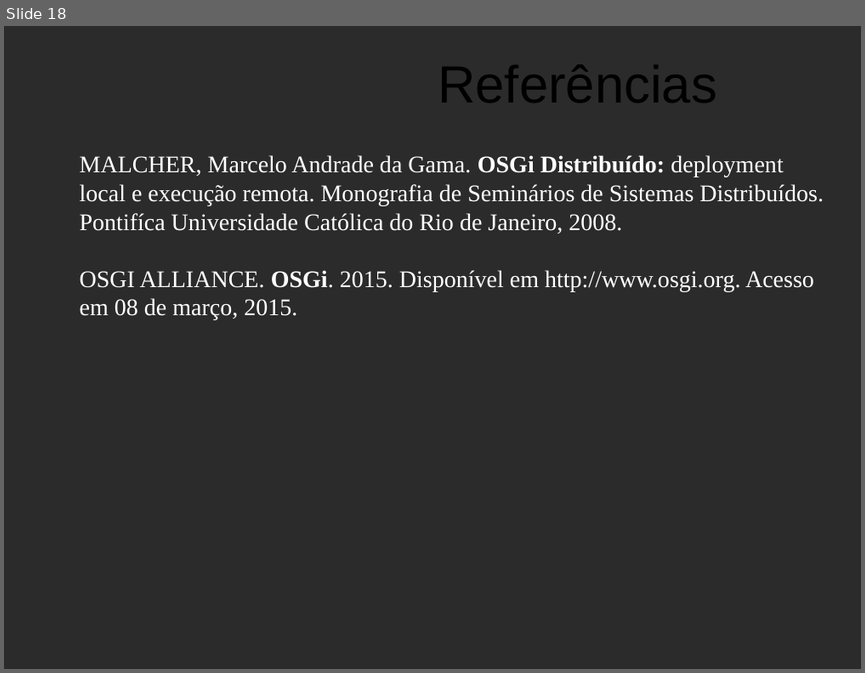
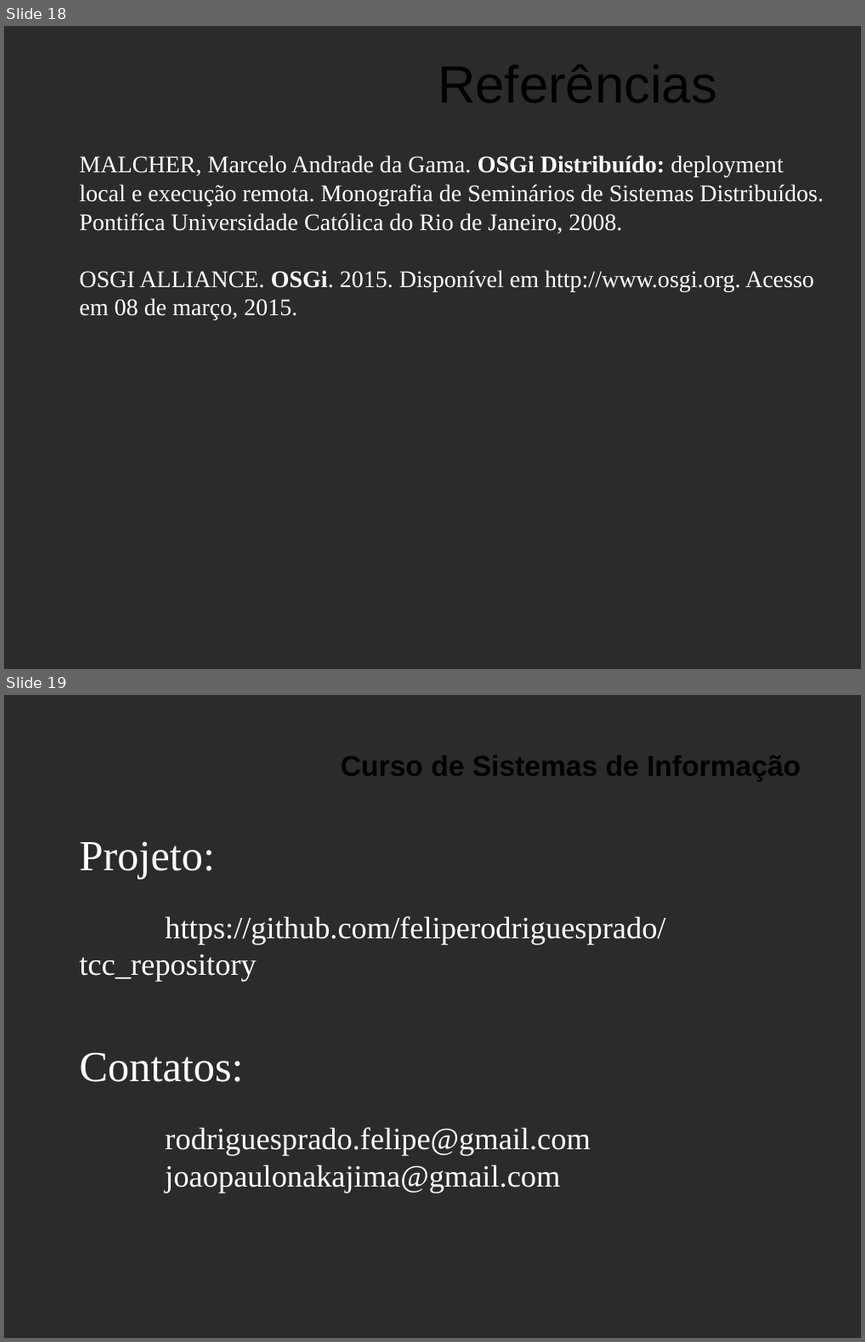
Before and after one commit to feliperodriguesprado/tcc_repository, a slide deck: documents/life_cycle/banca_final/banca_final_slides.odp. Shown one above the other, each under a label of ours: slide 18 before the commit, slides 18 and 19 after it. The pictures are 865x673 and 865x1342 pixels, drawn with LibreOffice and Linux fonts; fonts in the diff are those of the drawing; background and template pictures are left out; a plain dark background stands for a picture behind light text. Boxes give left, top, right and bottom in pixels: in the first picture for what was removed or moved away, otherwise in the second. Text is boxed around its words. In the diff, an @@ line names an element or a change of style, - is before the commit and + after.

```diff
--- a/documents/life_cycle/banca_final/banca_final_slides.odp
+++ b/documents/life_cycle/banca_final/banca_final_slides.odp
@@ slide 19 added at box(4, 695, 861, 1338), background picture (left out) @@
@@ title added at box(341, 755, 800, 782), 24 pt, text #000000, bold @@
+Curso de Sistemas de Informação
@@ text added at box(80, 841, 665, 1192), 26 pt, text #FFFFFF @@
+Projeto:
+https://github.com/feliperodriguesprado/tcc_repository
+Contatos:
+rodriguesprado.felipe@gmail.com
+joaopaulonakajima@gmail.com
```
Also in this commit, not shown: 5 slides changed, 1 slide removed.
